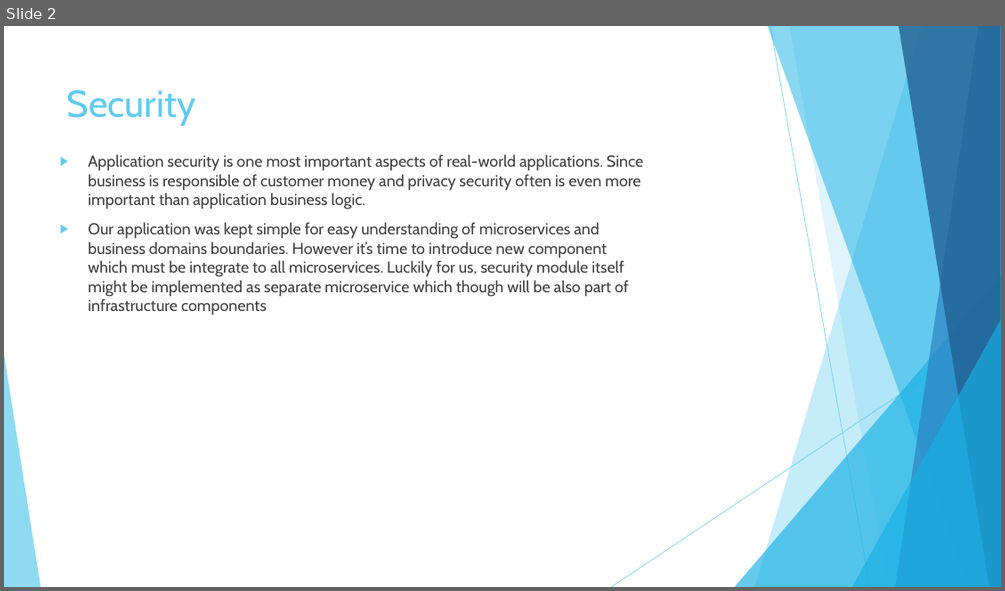
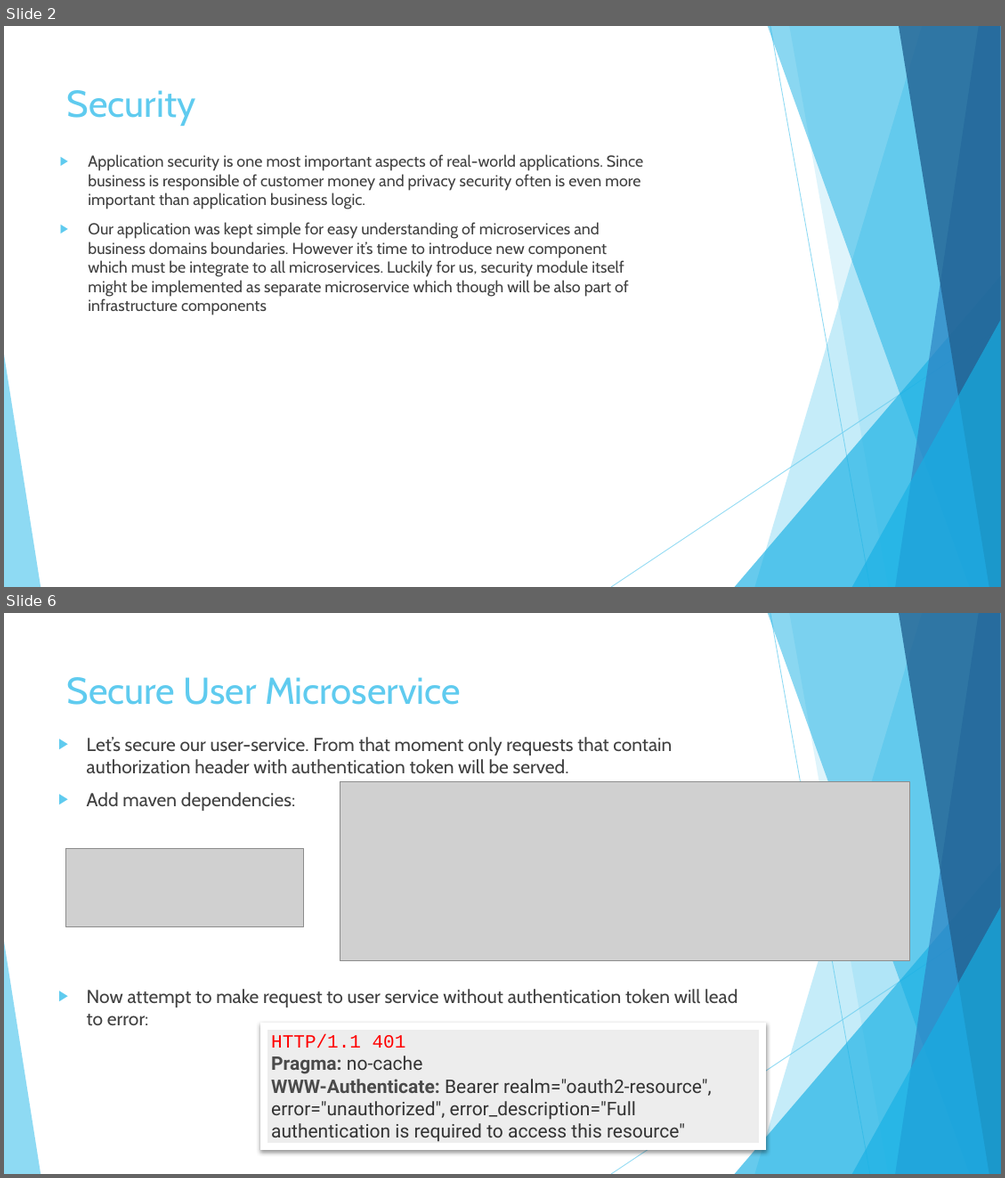
Before and after one commit to vlytsus/springboot-cloud-demo-one, a slide deck: docs/Introduction_To_Microservices_Part_4_security.pptx. Shown one above the other, each under a label of ours: slide 2 before the commit, slides 2 and 6 after it; the slides between them are not shown. The pictures are 1005x591 and 1005x1178 pixels, drawn with LibreOffice and Linux fonts; fonts in the diff are those of the drawing; grey boxes stand for pictures. Boxes give left, top, right and bottom in pixels: in the first picture for what was removed or moved away, otherwise in the second. Text is boxed around its words. In the diff, an @@ line names an element or a change of style, - is before the commit and + after.

Commit message:
Microservices security

```diff
--- a/docs/Introduction_To_Microservices_Part_4_security.pptx
+++ b/docs/Introduction_To_Microservices_Part_4_security.pptx
@@ slide 6 added at bbox=[4, 613, 1001, 1174], background #FFFFFF; not listed: 10 template elements that a slide beside it also shows @@
@@ title added at bbox=[67, 677, 461, 705], 36 pt, text #5FCBEF @@
+Secure User Microservice
@@ text added at bbox=[87, 737, 737, 1025], 18 pt, text #404040 @@
+▶ Let’s secure our user-service. From that moment only requests that contain authorization header with authentication token will be served.
+▶ Add maven dependencies:
+▶ Now attempt to make request to user service without authentication token will lead to error:
@@ picture added at bbox=[340, 782, 909, 961] @@
@@ picture added at bbox=[66, 848, 304, 926] @@
@@ rectangle added at bbox=[264, 1026, 763, 1147], fill #EEEEEE, outline #FFFFFF 7 pt, 18 pt, text #333333 @@
+HTTP/1.1 401
+Pragma: no-cache
+WWW-Authenticate: Bearer realm="oauth2-resource", error="unauthorized", error_description="Full authentication is required to access this resource"
```
Also in this commit, not shown: 3 other slides added.
